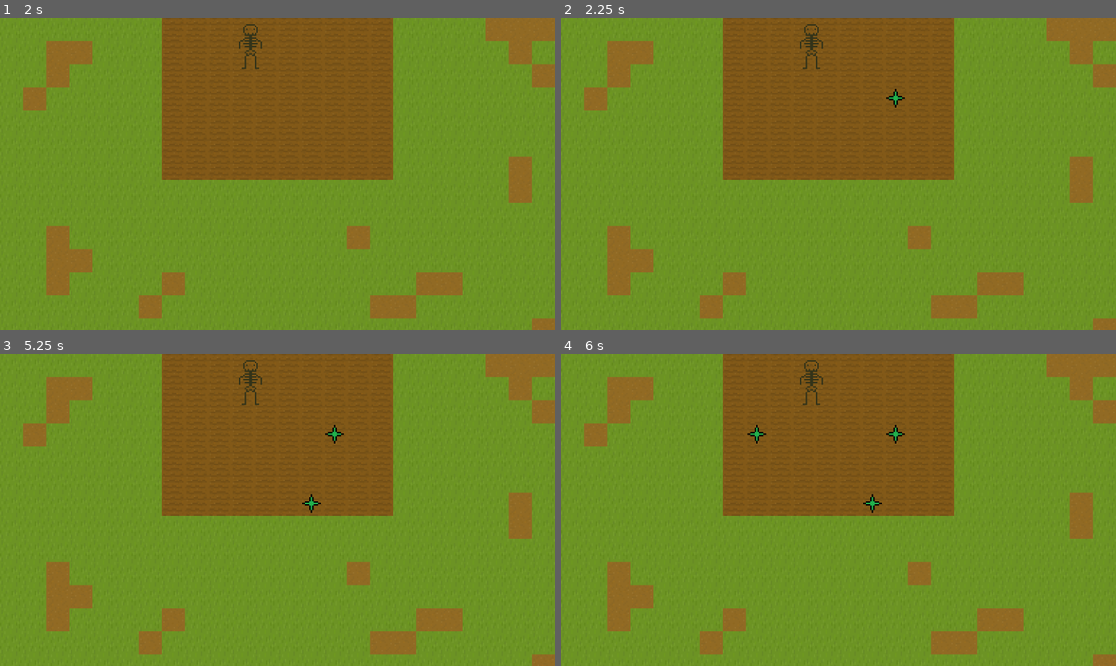
Above: before the commit, frames 1-4 (two rows, left to right).
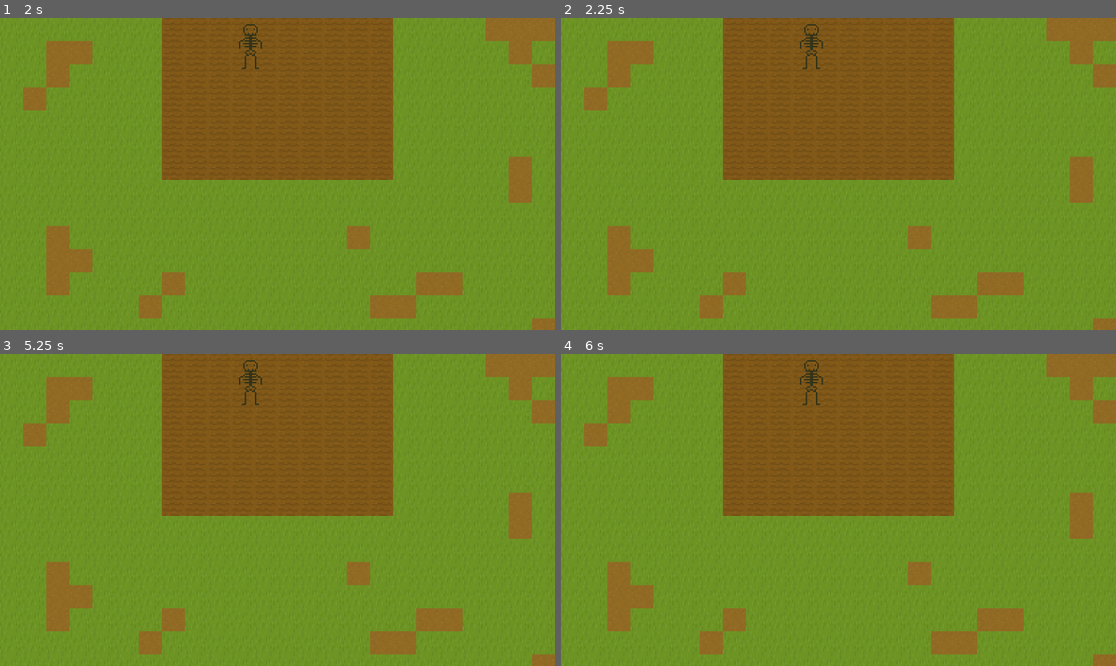
Above: after the commit, the same moments.

Repository: sjhayden/Super-Simple-Spooky-Seed-Simulator
Game: Godot game, scene res://Scenes/world.tscn
The game is run twice, just before and just after one commit, with the same random seed, the same clock (stepped at 60 frames per second) and the same inputs.
Inputs (mouse positions are in pixels of both pictures, inside the frame that each line leads up to):
- Up to frame 1 (2 s): tap Enter at 0.5 s; move the mouse to (399, 158) at 0.52 s; hold Right (right) 0.53-1.28 s; tap K (attack) at 0.6, 1.55 s; click (399, 158) at 0.67 s; tap J (plant_harvest) at 0.8, 1.35 s; tap Space at 1.25 s; move the mouse to (166, 189) at 1.27 s; hold Down (down) from 1.28 s (still down); click (166, 189) at 1.42 s
- Up to frame 2 (2.25 s): tap Enter at 2 s; move the mouse to (894, 105) at 2.02 s; release Down (down) at 2.03 s; hold Right (right) from 2.03 s (still down); tap K (attack) at 2.1 s; click (894, 105) at 2.17 s
- Up to frame 3 (5.25 s): tap J (plant_harvest) at 2.3, 2.85, 3.8, 4.35 s; tap Space at 2.75, 4.25 s; move the mouse to (249, 572) at 2.77 s; release Right (right) at 2.78 s; hold Up (up) 2.78-3.53 s; click (249, 572) at 2.92 s; tap K (attack) at 3.05, 3.6, 4.55, 5.1 s; tap Enter at 3.5 s; move the mouse to (444, 556) at 3.52 s; hold Left (left) 3.53-5.03 s; click (444, 556) at 3.67 s; move the mouse to (111, 463) at 4.27 s; click (111, 463) at 4.42 s; move the mouse to (305, 510) at 5.02 s; hold Down (down) from 5.03 s (still down); click (305, 510) at 5.17 s
- Up to frame 4 (6 s): tap J (plant_harvest) at 5.3, 5.85 s; move the mouse to (755, 432) at 5.77 s; release Down (down) at 5.78 s; hold Right (right) from 5.78 s (still down); click (755, 432) at 5.92 s

Frame 1 is identical in both runs. In frame 2, less than 0.1% of the frame differs, in the area x 58-62%, y 22-29%; in frame 3, 0.1%; in frame 4, 0.2%, in the area x 33-62%, y 22-52%.

Commit message:
player can now plant and harvest

Diff:
--- a/super-simple-spooky-seed-simulator/Scenes/world.tscn
+++ b/super-simple-spooky-seed-simulator/Scenes/world.tscn
@@ -23,8 +23,9 @@
 tile_map_data = PackedByteArray("AAAXAAwAAAACAAAAAAAWAAwAAAACAAAAAAAVAAwAAAACAAAAAAAUAAwAAAACAAAAAAATAAwAAAACAAAAAAASAA …(5296 unchanged characters)…
 tile_set = SubResource("TileSet_8j60k")
 
-[node name="Player" parent="." instance=ExtResource("1_a02cp")]
+[node name="Player" parent="." node_paths=PackedStringArray("plant_manager") instance=ExtResource("1_a02cp")]
 position = Vector2(167.66667, 35.333332)
+plant_manager = NodePath("../plant_manager")
 
 [node name="plant_manager" parent="." node_paths=PackedStringArray("tile_map") instance=ExtResource("3_5a7ea")]
 tile_map = NodePath("../TileMapLayer")
--- a/super-simple-spooky-seed-simulator/Scripts/plant_manager.gd
+++ b/super-simple-spooky-seed-simulator/Scripts/plant_manager.gd
@@ -1,3 +1,4 @@
+class_name PlantManager
 extends Node2D
 
 @export var tile_map: TileMapLayer
@@ -15,8 +16,3 @@
 			plants[tile_coords] = corn_plant
 		else:
 			plants[tile_coords].harvest()
-
-func _input(event):
-#	planting with mouse click for testing
-	if event is InputEventMouseButton and event.button_index == MOUSE_BUTTON_LEFT and event.pressed:
-		plant_or_harvest(get_global_mouse_position())
--- a/super-simple-spooky-seed-simulator/Scripts/player.gd
+++ b/super-simple-spooky-seed-simulator/Scripts/player.gd
@@ -4,8 +4,9 @@
 var last_direction = Vector2(0, 1)  # Downwards
 var is_attacking = false
 
+@export var plant_manager: PlantManager # Dependency injection yay
 @onready var anim = $AnimatedSprite2D
-@onready var animation_player = $AnimationPlayer
+#@onready var animation_player = $AnimationPlayer
 @onready var attack_pivot = $AttackPivot
 @onready var hitbox_collision = $AttackPivot/SwordHit/HitBox
 
@@ -27,6 +28,9 @@
 
 	if Input.is_action_just_pressed("attack") and not is_attacking:
 		perform_attack()
+
+	if Input.is_action_just_pressed("plant_harvest") and not is_attacking:
+		plant_manager.plant_or_harvest(global_position)
 
 
 func update_animations():
--- a/super-simple-spooky-seed-simulator/project.godot
+++ b/super-simple-spooky-seed-simulator/project.godot
@@ -55,11 +55,13 @@
 plant_harvest={
 "deadzone": 0.2,
 "events": [Object(InputEventKey,"resource_local_to_scene":false,"resource_name":"","device":-1,"window_id":0,"alt_press …(192 unchanged characters)…
+, Object(InputEventKey,"resource_local_to_scene":false,"resource_name":"","device":-1,"window_id":0,"alt_pressed":false,"shift_pressed":false,"ctrl_pressed":false,"meta_pressed":false,"pressed":false,"keycode":0,"physical_keycode":90,"key_label":0,"unicode":122,"location":0,"echo":false,"script":null)
 ]
 }
 attack={
 "deadzone": 0.2,
 "events": [Object(InputEventKey,"resource_local_to_scene":false,"resource_name":"","device":-1,"window_id":0,"alt_press …(192 unchanged characters)…
+, Object(InputEventKey,"resource_local_to_scene":false,"resource_name":"","device":-1,"window_id":0,"alt_pressed":false,"shift_pressed":false,"ctrl_pressed":false,"meta_pressed":false,"pressed":false,"keycode":0,"physical_keycode":88,"key_label":0,"unicode":120,"location":0,"echo":false,"script":null)
 ]
 }
 
